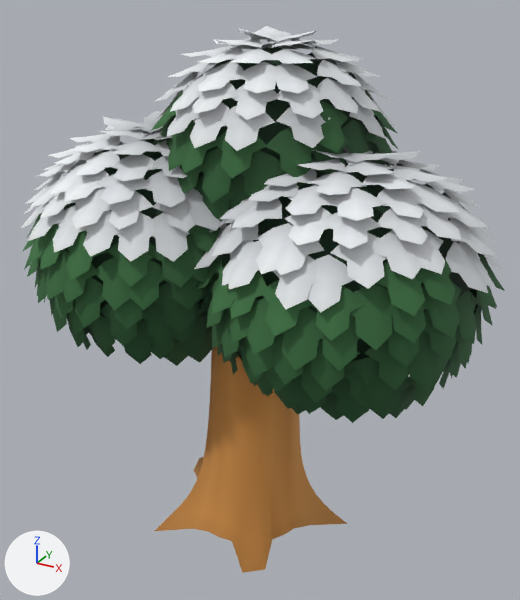
What one commit did to the glTF model game/assets/models/tree_round_a_winter.glb.
Rendered twice from a 50 mm camera at (2.36, -4.12, 3.89) aimed at (-0.01, 0.2, 1.73). Every picture has the same lights, and +X, +Y and +Z are marked at lower left. The picture after the commit comes second. Vertices at exactly the same position are counted once.

In view in the first picture: 'tree_round_a_winter'.
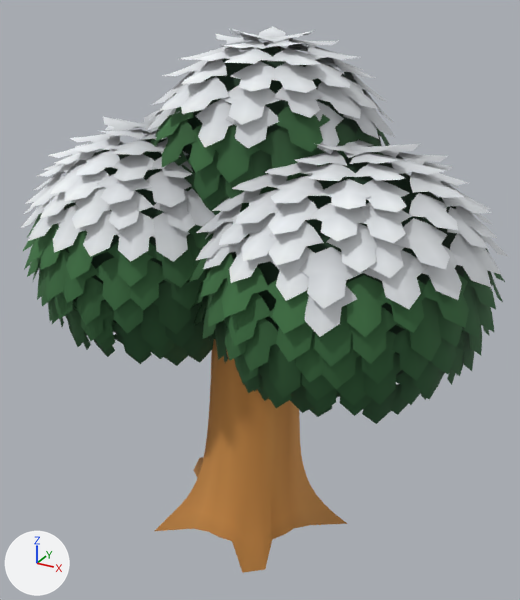
Patch to the scene script:
```diff
--- a/game/assets/models/tree_round_a_winter.glb.py
+++ b/game/assets/models/tree_round_a_winter.glb.py
@@ me_tree_round_a_winter @@
 # used by ob_tree_round_a_winter; location = (0.0, 0.0, 0.0)
-me_tree_round_a_winter.from_pydata(...)  # 6840 vertices, 7692 faces; spans x -1.75..1.72, y -1.02..1.49, z -0.03..3.64
+me_tree_round_a_winter.from_pydata(...)  # 6840 vertices, 7692 faces; spans x -1.75..1.73, y -1.03..1.47, z -0.03..3.63
+# me_tree_round_a_winter part 1: the loose piece of 12 vertices spanning x -0.02..0.16, y -0.58..-0.28, z 2.03..2.33 is multiplied about its middle by the matrix ((-0.57, -0.929, -0.008), (0.916, -0.563, 0.177), (-0.155, 0.085, 1.076)), then moved by (-0.84, 1.32, -0.16)
+# me_tree_round_a_winter part 2: the loose piece of 12 vertices spanning x -1.63..-1.49, y -0.47..-0.16, z 1.87..2.19 is turned 37.4 degrees about the z axis through its middle and scaled by 1.02, then moved by (0.37, -0.44, 0.0)
+# me_tree_round_a_winter part 3: the loose piece of 12 vertices spanning x -1.48..-1.23, y -0.74..-0.49, z 1.86..2.19 is multiplied about its middle by the matrix ((0.923, -0.369, 0.019), (0.368, 0.922, 0.042), (-0.033, -0.032, 0.993)), then moved by (0.27, -0.2, 0.0)
+# me_tree_round_a_winter part 4: the loose piece of 12 vertices spanning x -0.06..0.13, y -0.61..-0.29, z 1.83..2.19 is multiplied about its middle by the matrix ((-0.536, -0.733, -0.013), (0.722, -0.531, 0.145), (-0.125, 0.075, 0.896)), then moved by (-0.83, 1.3, -0.12)
+# me_tree_round_a_winter part 5: 4050 of 6840 vertices moved; they spanned x -1.62..1.72, y -1.0..1.49, z 1.37..3.64 and now span x -1.57..1.73, y -1.03..1.47, z 1.38..3.63; mean shift (0.0, -0.01, 0.02); largest move (-0.48, 0.68, 3.16) -> (1.4, -0.38, 1.74)
+# me_tree_round_a_winter part 6: 3079 kept faces spanning x -1.67..1.73, y -0.99..1.46, z 1.44..3.62 get new vertex colours
+# other edits to the shape of me_tree_round_a_winter do not show in these pictures
 me_tree_round_a_winter.materials.append(mat_tree_round_a_winter_leaves)
```

Location of each change, [x1, y1, x2, y2] in pixels of the pictures (520 x 600 px; the box of a moved part takes in the faces that stretch with it):
'tree_round_a_winter', reshaped: before [21, 26, 505, 573]; after [21, 27, 509, 573]
part 1 of me_tree_round_a_winter, moved or reshaped (not visible afterwards): before [215, 253, 229, 281]
part 2 of me_tree_round_a_winter, moved or reshaped (not visible before): after [37, 259, 44, 300]
part 3 of me_tree_round_a_winter, moved or reshaped: before [35, 263, 39, 287]; after [41, 267, 51, 306]
part 4 of me_tree_round_a_winter, moved or reshaped (not visible afterwards): before [201, 285, 212, 313]
part 5 of me_tree_round_a_winter, moved or reshaped: before [44, 26, 503, 414]; after [43, 27, 505, 424]
part 6 of me_tree_round_a_winter, recoloured: before [37, 31, 505, 423]; after [37, 30, 495, 413]
